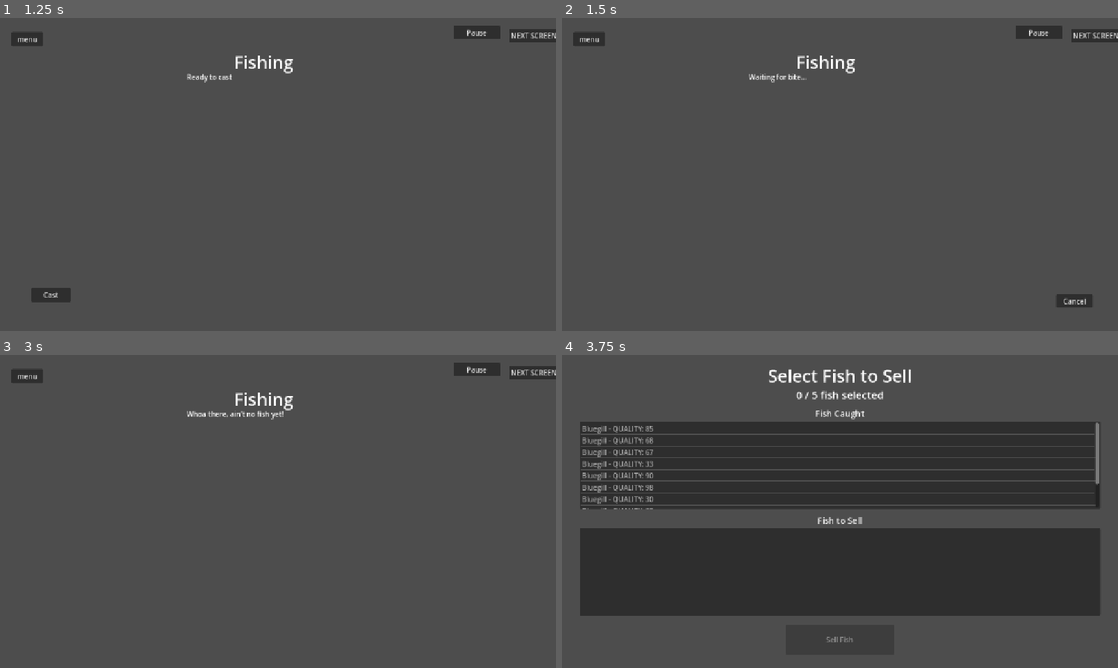
Above: before the commit, frames 1-4 (two rows, left to right).
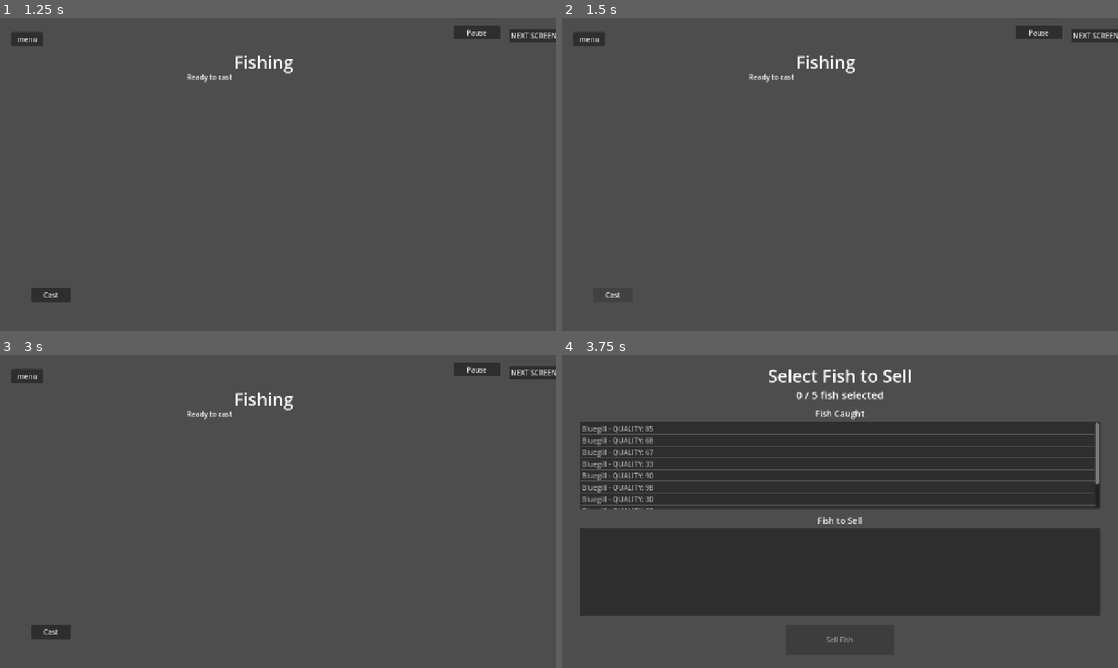
Above: after the commit, the same moments.

Repository: V-Mirea/comfy-summer-fishing-game
Game: Godot game, scene res://scenes/game.tscn
The game is run twice, just before and just after one commit, with the same random seed, the same clock (stepped at 60 frames per second) and the same inputs. The engine's default icon, where the game draws it, is replaced by a stand-in: a white triangle on a blue panel in a dark square.
Inputs:
- Up to frame 1 (1.25 s): click "play" at 0.5 s
- Up to frame 2 (1.5 s): click "Cast" at 1.25 s
- Up to frame 3 (3 s): click "Pause" at 2 s; click "Resume" at 2.75 s
- Up to frame 4 (3.75 s): click "NEXT SCREEN" at 3.5 s

Frame 1 is identical in both runs. In frame 2, 0.4% of the frame differs, in the area x 7-96%, y 17-93%; in frame 3, 0.5%, in the area x 5-51%, y 17-91%; in frame 4, less than 0.1%.

Commit message:
Feature/dy/select screen fixes (#24)
* reformatted the fish to be a resource, and removed fish inventory from glboals file

* initial player data schaffolding

* refactored fishing game to read and hold actual fish creataed during roll process

* added pause menu and functionality to both mobile and pc

* made changes to have a selling manager inbetween fishing and selling

* added event connections directly to buttons, fixed scrolling issue for buttons in selection manager

* more merges

* final merge

Diff:
--- /dev/null
+++ b/scenes/autoload/money_label.gd
@@ -0,0 +1,13 @@
+extends Label
+
+
+# Called when the node enters the scene tree for the first time.
+func _ready() -> void:
+	PlayerManager.money_changed.connect(func(newValue) -> void:
+		text = newValue
+	)
+
+
+# Called every frame. 'delta' is the elapsed time since the previous frame.
+func _process(delta: float) -> void:
+	pass
--- a/scenes/autoload/pause_menu.tscn
+++ b/scenes/autoload/pause_menu.tscn
@@ -1,6 +1,7 @@
-[gd_scene format=3 uid="uid://i8dndk787jkg"]
+[gd_scene format=3 uid="uid://c7wjqhddut7hi"]
 
 [ext_resource type="Script" uid="uid://c44smfmcdrab" path="res://scripts/managers/pause_menu.gd" id="1_script"]
+[ext_resource type="Script" uid="uid://cqudc2q6k3bd1" path="res://scenes/autoload/money_label.gd" id="2_j4ds5"]
 
 [node name="PauseMenu" type="CanvasLayer" unique_id=1736017532 node_paths=PackedStringArray("money_label", "upgrades_list", "fish_list", "resume_button")]
 process_mode = 3
@@ -55,6 +56,7 @@
 [node name="MoneyLabel" type="Label" parent="Panel/MarginContainer/VBox" unique_id=758842710]
 layout_mode = 2
 text = "Money: 0"
+script = ExtResource("2_j4ds5")
 
 [node name="HSeparator2" type="HSeparator" parent="Panel/MarginContainer/VBox" unique_id=827154382]
 layout_mode = 2
@@ -84,3 +86,5 @@
 [node name="ResumeButton" type="Button" parent="Panel/MarginContainer/VBox" unique_id=2032420336]
 layout_mode = 2
 text = "Resume"
+
+[connection signal="pressed" from="Panel/MarginContainer/VBox/ResumeButton" to="." method="_on_resume_button_pressed"]
--- /dev/null
+++ b/scenes/customer.tscn
@@ -0,0 +1,58 @@
+[gd_scene format=3 uid="uid://c66nq84kmi8j1"]
+
+[ext_resource type="Texture2D" uid="uid://cwf4fbweljkqp" path="res://icon.svg" id="1_ktfjk"]
+[ext_resource type="Script" uid="uid://c8pvhubgo6r4d" path="res://scripts/models/customer.gd" id="1_xss0h"]
+[ext_resource type="Script" path="res://scenes/patience_bar.gd" id="3_8qg4y"]
+
+[sub_resource type="LabelSettings" id="LabelSettings_ktfjk"]
+font_color = Color(0, 0, 0, 1)
+
+[node name="Customer" type="Node2D" unique_id=357713427]
+script = ExtResource("1_xss0h")
+
+[node name="Sprite2D" type="Sprite2D" parent="." unique_id=2062455435]
+texture = ExtResource("1_ktfjk")
+
+[node name="Control" type="Control" parent="." unique_id=1625784259]
+layout_mode = 3
+anchors_preset = 0
+offset_left = -62.0
+offset_top = -149.0
+offset_right = 60.0
+offset_bottom = -109.0
+
+[node name="ColorRect" type="ColorRect" parent="Control" unique_id=1518735919]
+layout_mode = 1
+anchors_preset = 15
+anchor_right = 1.0
+anchor_bottom = 1.0
+grow_horizontal = 2
+grow_vertical = 2
+
+[node name="TextureRect" type="TextureRect" parent="Control" unique_id=656432930]
+layout_mode = 0
+offset_left = 14.0
+offset_top = 7.0
+offset_right = 46.0
+offset_bottom = 33.0
+texture = ExtResource("1_ktfjk")
+expand_mode = 1
+
+[node name="Label" type="Label" parent="Control" unique_id=1974434448]
+layout_mode = 0
+offset_left = 71.0
+offset_top = 8.0
+offset_right = 111.0
+offset_bottom = 31.0
+text = "$500"
+label_settings = SubResource("LabelSettings_ktfjk")
+
+[node name="ProgressBar" type="ProgressBar" parent="." unique_id=1334510968]
+offset_left = -61.0
+offset_top = -98.0
+offset_right = 61.0
+offset_bottom = -71.0
+value = 100.0
+script = ExtResource("3_8qg4y")
+
+[connection signal="patience_changed" from="." to="ProgressBar" method="_on_customer_patience_changed"]
--- a/scenes/fishing_scene.tscn
+++ b/scenes/fishing_scene.tscn
@@ -97,3 +97,6 @@
 
 [connection signal="pressed" from="Container/MenuButton" to="." method="_on_button_menu_pressed"]
 [connection signal="pressed" from="Container/SellButton" to="." method="_on_button_sell_pressed"]
+[connection signal="pressed" from="Container/CastButton" to="." method="_on_cast_button_pressed"]
+[connection signal="pressed" from="Container/CancelButton" to="." method="_on_cancel_button_pressed"]
+[connection signal="pressed" from="Container/PauseButton" to="." method="_on_pause_button_pressed"]
--- a/scripts/managers/fishing_manager.gd
+++ b/scripts/managers/fishing_manager.gd
@@ -36,10 +36,6 @@
 	state_machine.change_state(State.IDLE)
 	bubble_manager.pattern_complete.connect(_on_pattern_complete)
 
-	cast_button.pressed.connect(state_machine.change_state.bind(State.WAITING_FOR_BITE))
-	cancel_button.pressed.connect(state_machine.change_state.bind(State.IDLE))
-	pause_button.pressed.connect(_on_button_pause_pressed)
-
 	## test code to avoid skip having to fish ##
 	for i in 10:
 		var fish: Fish = Fish.new()
@@ -76,7 +72,7 @@
 		push_error("No fish species available, shouldn't be possible")
 		return
 
-	hooked_fish = Fish.new(species, 100)
+	hooked_fish = Fish.new(species, randi_range(0, 100))
 	state_machine.change_state(State.CONFIRM_BITE)
 
 func _process_confirm_bite(delta: float) -> void:
@@ -147,5 +143,11 @@
 func _on_button_sell_pressed():
 	transition_requested.emit(Global.State.SELECT_SELLING)
 
-func _on_button_pause_pressed():
+func _on_pause_button_pressed() -> void:
 	PauseMenu.toggle()
+
+func _on_cancel_button_pressed() -> void:
+	state_machine.change_state.bind(State.IDLE)
+
+func _on_cast_button_pressed() -> void:
+	cast_button.pressed.connect(state_machine.change_state.bind(State.WAITING_FOR_BITE))
--- a/scripts/managers/pause_menu.gd
+++ b/scripts/managers/pause_menu.gd
@@ -8,7 +8,6 @@
 func _ready() -> void:
 	process_mode = Node.PROCESS_MODE_ALWAYS
 	visible = false
-	resume_button.pressed.connect(toggle)
 
 func _unhandled_input(event: InputEvent) -> void:
 	if event.is_action_pressed("pause"):
@@ -56,3 +55,6 @@
 			var label := Label.new()
 			label.text = "%s (Quality: %d)" % [fish.species.display_name, fish.quality]
 			fish_list.add_child(label)
+
+func _on_resume_button_pressed() -> void:
+	toggle()
--- a/scripts/managers/select_selling_manager.gd
+++ b/scripts/managers/select_selling_manager.gd
@@ -18,7 +18,9 @@
 	selling_list.item_clicked.connect(_on_selling_item_clicked)
 	proceed_button.pressed.connect(_on_proceed)
 
-func _on_caught_item_clicked(index: int, _at_position: Vector2, _mouse_button_index: int):
+func _on_caught_item_clicked(index: int, _at_position: Vector2, mouse_button_index: int):
+	if mouse_button_index != MOUSE_BUTTON_LEFT:
+		return
 	if selling_fish.size() >= PlayerManager.max_sell_slots:
 		return
 	var fish = caught_fish[index]
@@ -26,7 +28,9 @@
 	selling_fish.append(fish)
 	_refresh_lists()
 
-func _on_selling_item_clicked(index: int, _at_position: Vector2, _mouse_button_index: int):
+func _on_selling_item_clicked(index: int, _at_position: Vector2, mouse_button_index: int):
+	if mouse_button_index != MOUSE_BUTTON_LEFT:
+		return
 	var fish = selling_fish[index]
 	selling_fish.remove_at(index)
 	caught_fish.append(fish)
--- a/scripts/managers/selling_manager.gd
+++ b/scripts/managers/selling_manager.gd
@@ -18,7 +18,6 @@
 func _process(delta):
 	pass
 
-
 func _on_button_menu_pressed():
 	transition_requested.emit(Global.State.MAIN_MENU)
 
@@ -32,7 +31,7 @@
 	fish_sold.connect(customer._on_fish_sold)
 	haggle_ui.offer_declined.connect(customer._on_offer_declined)
 
-func _on_pause_button_pressed():
+func _on_pause_button_pressed() -> void:
 	PauseMenu.toggle()
 
 func _on_customer_selected(customer: Customer, toggled_on: bool):
Not shown, added: scenes/autoload/money_label.gd.uid
